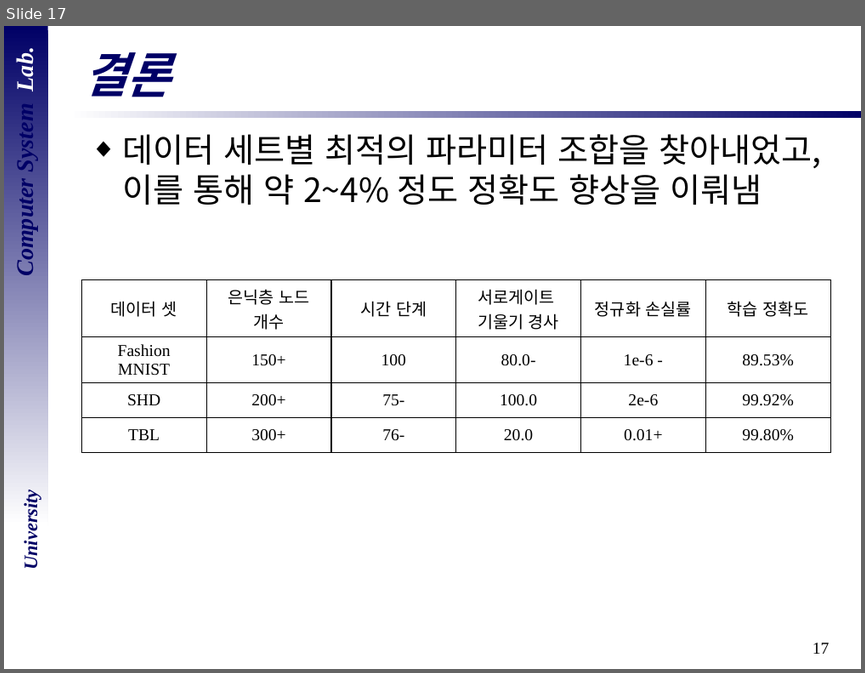
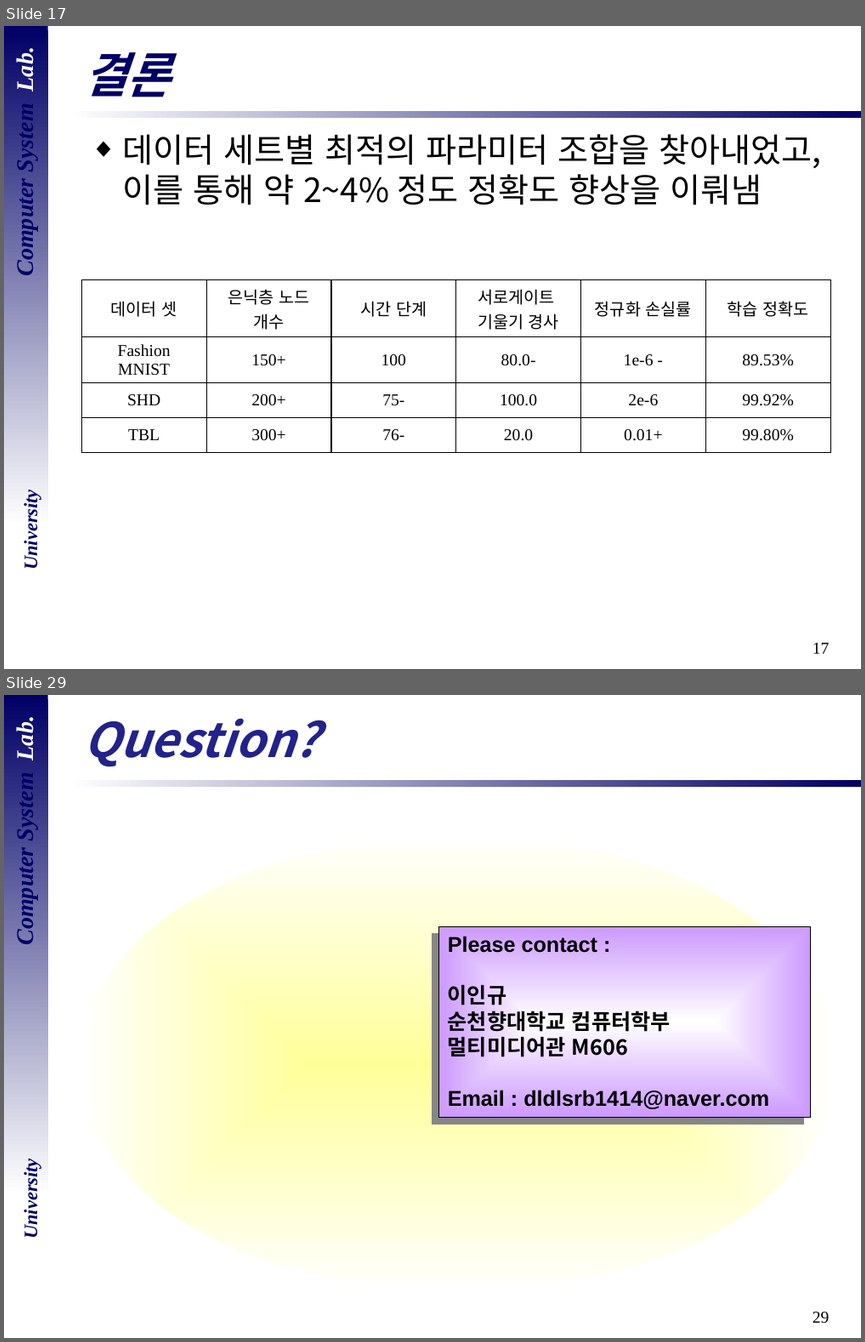
Before and after one commit to DevelopLee20/SNN, a slide deck: cs semina/졸업 논문 심사.pptx. Shown one above the other, each under a label of ours: slide 17 before the commit, slides 17 and 29 after it; the slides between them are not shown. The pictures are 865x673 and 865x1342 pixels, drawn with LibreOffice and Linux fonts; fonts in the diff are those of the drawing; background and template pictures are left out. Boxes give left, top, right and bottom in pixels: in the first picture for what was removed or moved away, otherwise in the second. Text is boxed around its words. In the diff, an @@ line names an element or a change of style, - is before the commit and + after.

```diff
--- a/cs semina/졸업 논문 심사.pptx
+++ b/cs semina/졸업 논문 심사.pptx
@@ slide 29 added at box(4, 695, 861, 1338), background #FFFFFF; not listed: 5 template elements that a slide beside it also shows @@
@@ text added at box(83, 718, 318, 767), 40 pt, text #22228B, bold, italic @@
+Question?
@@ ellipse added at box(80, 834, 838, 1293), fill gradient #FFFF99 to #FFFFFF @@
@@ rectangle added at box(439, 926, 811, 1117), fill gradient #FFFFFF to #CC99FF, outline #000000 0.75 pt, 18 pt, text #000000, bold @@
+Please contact :
+이인규
+순천향대학교 컴퓨터학부
+멀티미디어관 M606
+Email : dldlsrb1414@naver.com
```
Also in this commit, not shown: 3 slides changed, 1 slide removed, 1 other file.
